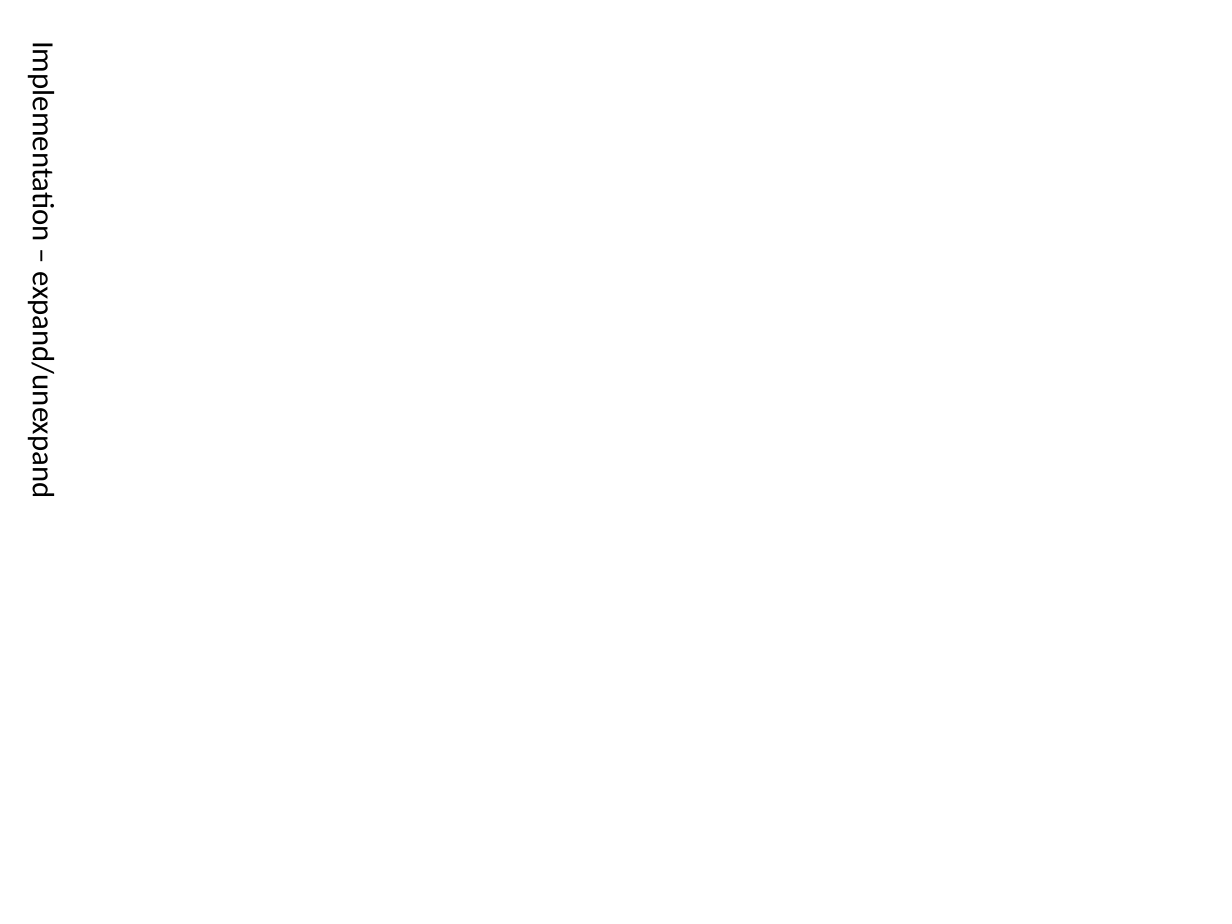
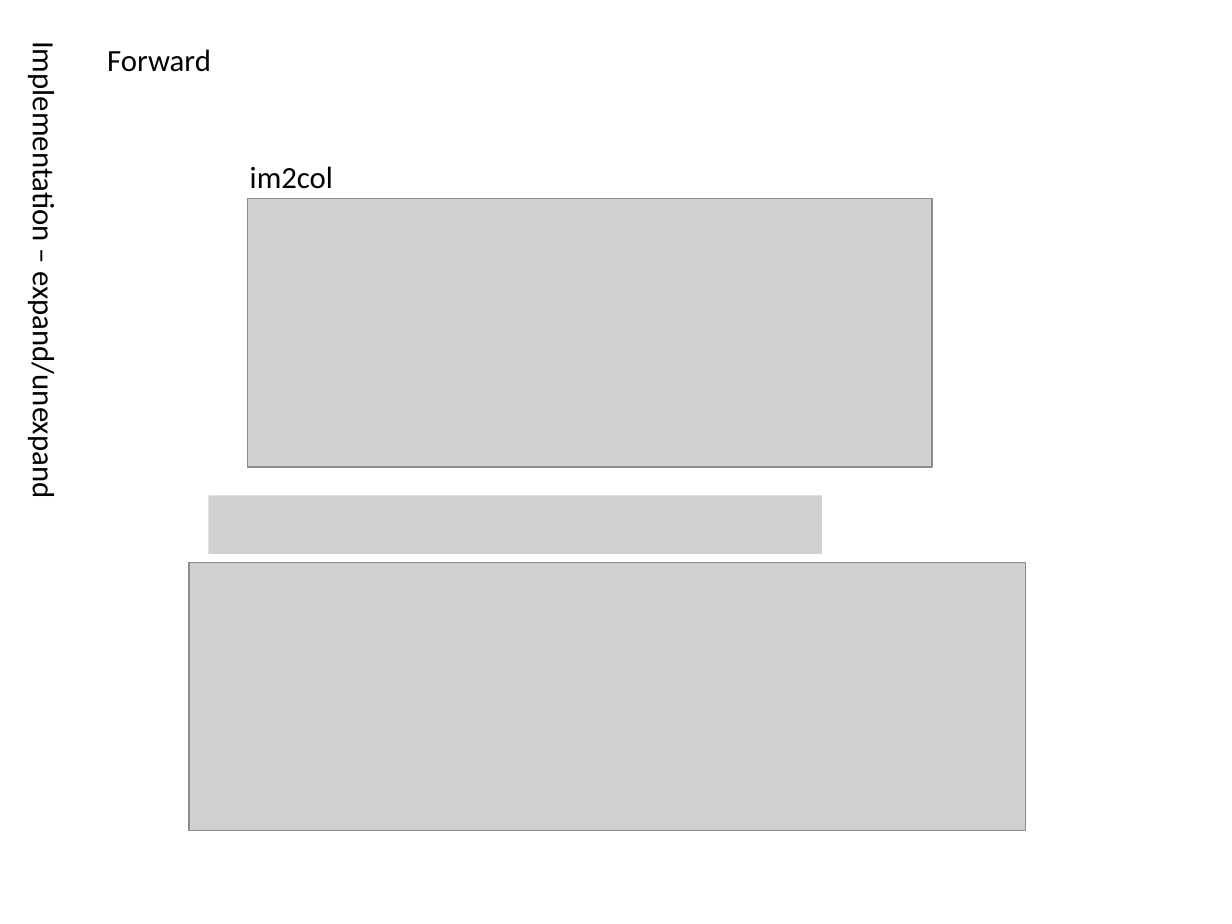
Before and after one commit to pl8787/exp_caffe, a slide deck: slide 14 of doc/Convolutional Neural Network.pptx. Drawn at 1232x924 pixels with LibreOffice and Linux fonts; fonts in the diff are those of the drawing; grey boxes stand for pictures. Boxes give left, top, right and bottom in pixels: in the first picture for what was removed or moved away, otherwise in the second. Text is boxed around its words. In the diff, an @@ line names an element or a change of style, - is before the commit and + after.

```diff
--- a/doc/Convolutional Neural Network.pptx
+++ b/doc/Convolutional Neural Network.pptx
@@ text added at bbox=[107, 49, 211, 72], 18 pt, text #000000 @@
+Forward
@@ text added at bbox=[250, 166, 333, 189], 18 pt, text #000000 @@
+im2col
@@ picture added at bbox=[248, 198, 933, 467] @@
@@ picture added at bbox=[208, 495, 822, 553] @@
@@ picture added at bbox=[190, 563, 1026, 832] @@
```
Also in this commit, not shown: 5 other slides changed, 1 slide added, 12 other files.
